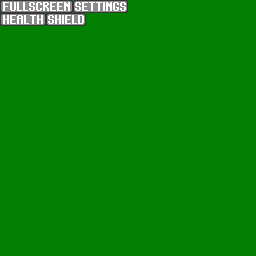
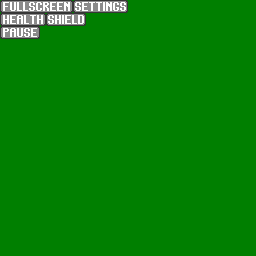
Comparing the layer stacks of the two 256×256 images. Changes:
painted on "Hintergrund" over [left=0, top=26, right=40, bottom=39]
